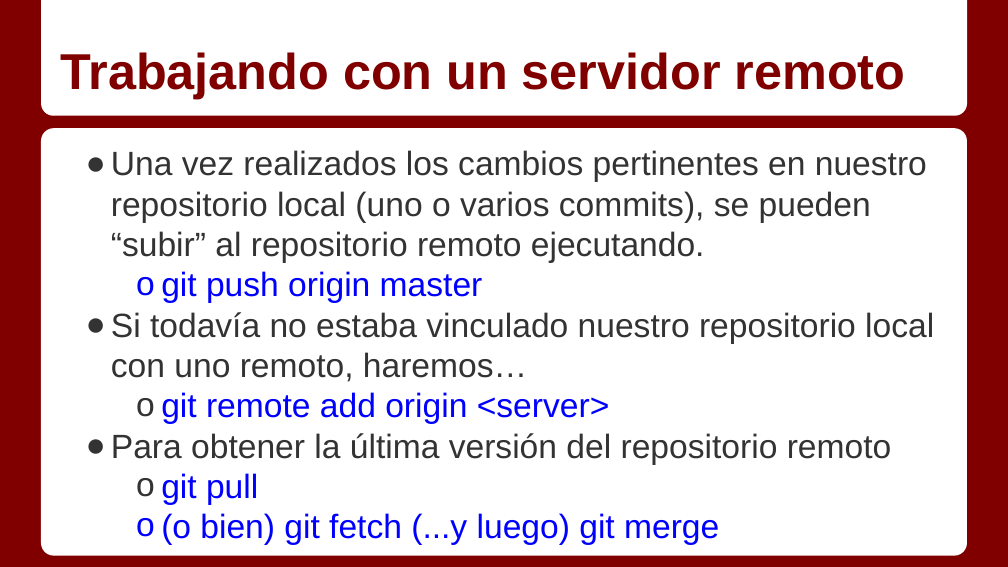
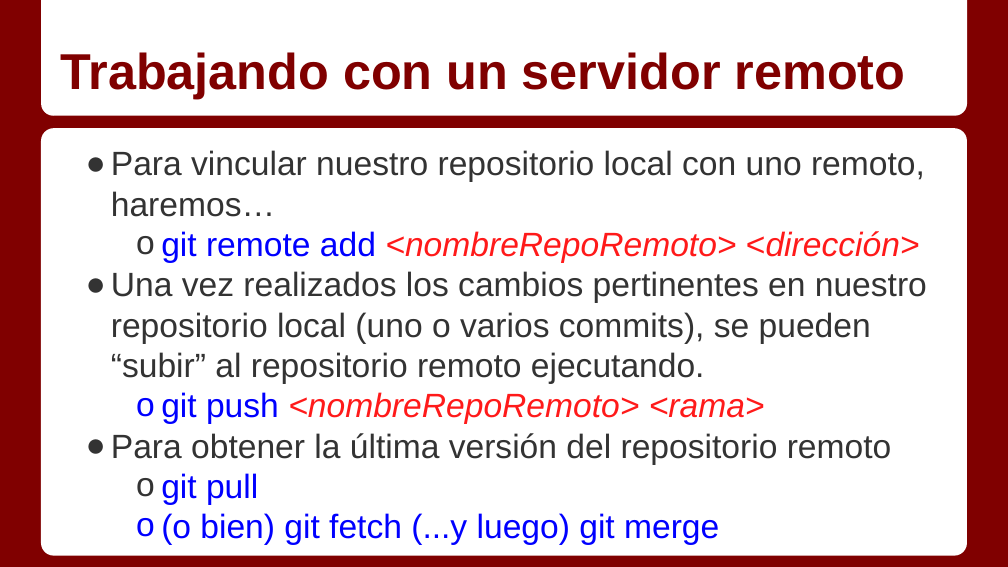
Before and after one commit to Gmuela/CursoJava, a slide deck: slide 19 of Git/GIT.pptx (slide 34 before the commit). Drawn at 1008x567 pixels with LibreOffice and Linux fonts; fonts in the diff are those of the drawing. Boxes give left, top, right and bottom in pixels: in the first picture for what was removed or moved away, otherwise in the second. Text is boxed around its words. In the diff, an @@ line names an element or a change of style, - is before the commit and + after.

```diff
--- a/Git/GIT.pptx
+++ b/Git/GIT.pptx
@@ text at box(111, 150, 925, 263): paragraphs added @@
+● Para vincular nuestro repositorio local con uno remoto, haremos…
+  o git remote add <nombreRepoRemoto> <dirección>
@@ text at box(161, 392, 765, 424): text changed; text colour #333333 to #FF1A1A; italic on @@
-  o git push origin master
-● Si todavía no estaba vinculado nuestro repositorio local con uno remoto, haremos…
-  o git remote add origin <server>
+  o git push <nombreRepoRemoto> <rama>
```
Also in this commit, not shown: 7 other slides changed, 1 slide added, 17 slides removed, 6 other files.
